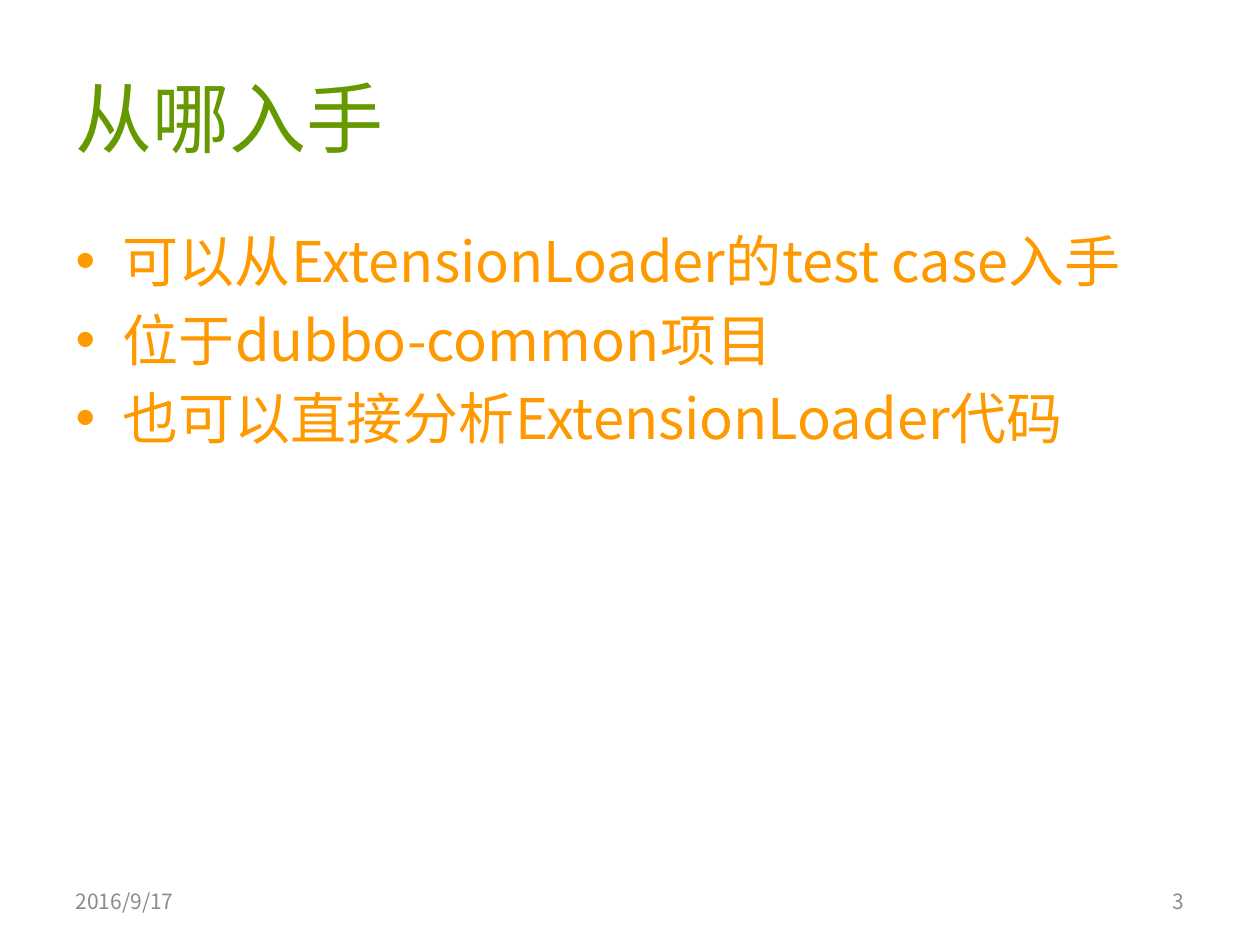
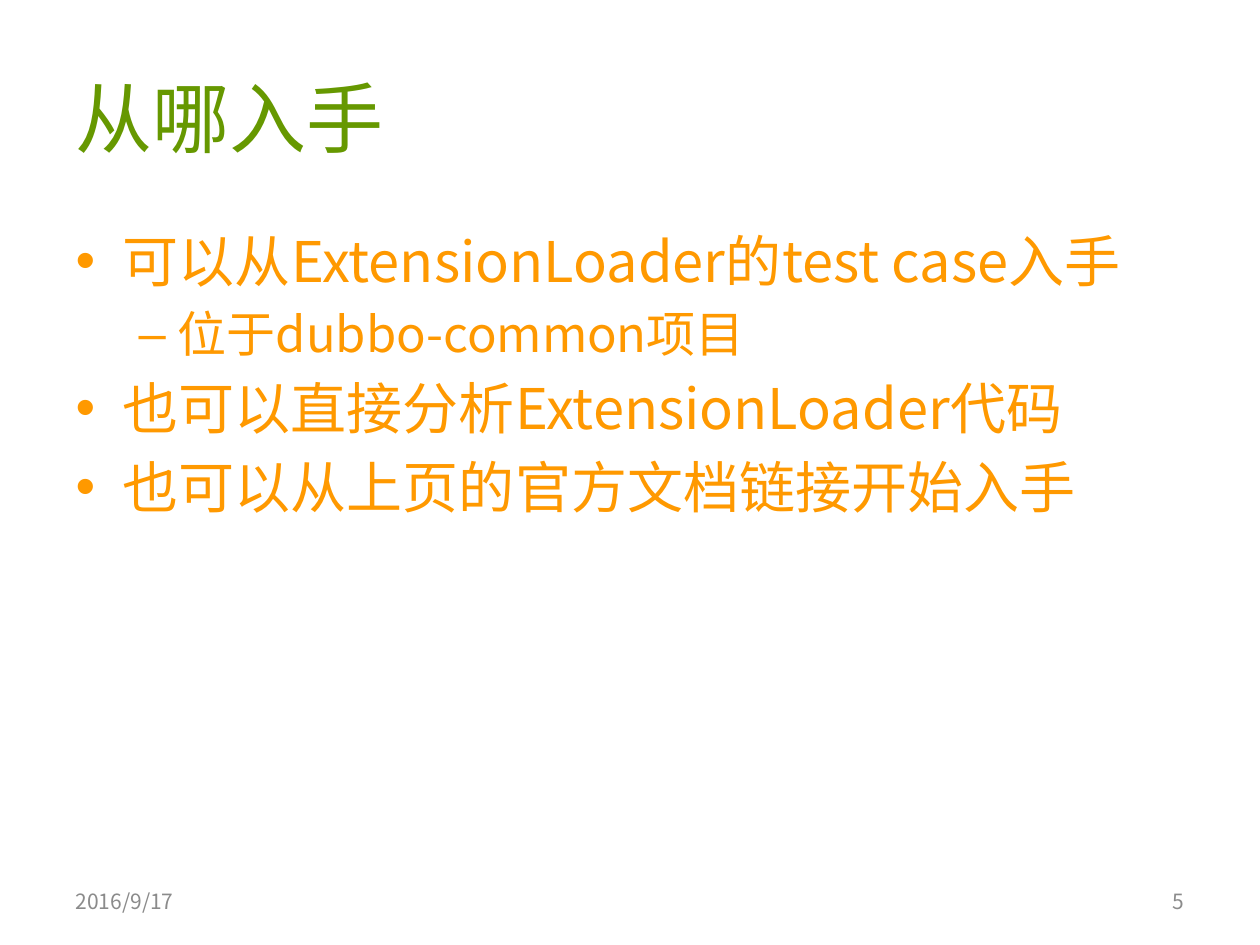
Before and after one commit to AmarRocks/demo, a slide deck: slide 5 of 04.dubbo_demo/document/dubbo源码分析3-扩展点.pptx (slide 3 before the commit). Drawn at 1260x945 pixels with LibreOffice and Linux fonts; fonts in the diff are those of the drawing. Boxes give left, top, right and bottom in pixels: in the first picture for what was removed or moved away, otherwise in the second. Text is boxed around its words. In the diff, an @@ line names an element or a change of style, - is before the commit and + after.

```diff
--- a/04.dubbo_demo/document/dubbo源码分析3-扩展点.pptx
+++ b/04.dubbo_demo/document/dubbo源码分析3-扩展点.pptx
@@ text at [178, 310, 745, 356]: size 32 to 28 pt in "位于dubbo-common项目"; bullet • to –; list level 1 to 2 in "位于dubbo-common项目" @@
@@ text at [123, 460, 1075, 513]: paragraph added @@
+• 也可以从上页的官方文档链接开始入手
@@ page number at [1173, 893, 1185, 909]: text changed @@
-3
+5
```
Also in this commit, not shown: 2 other slides changed, 4 slides added, 3 other files.
